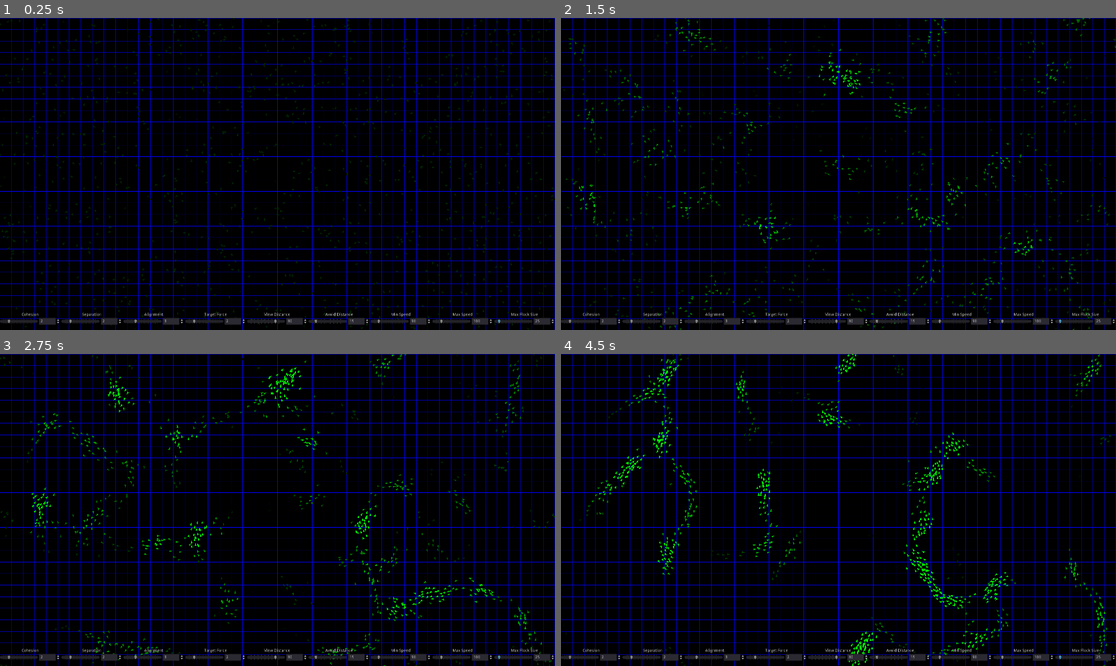
Above: before the commit, frames 1-4 (two rows, left to right).
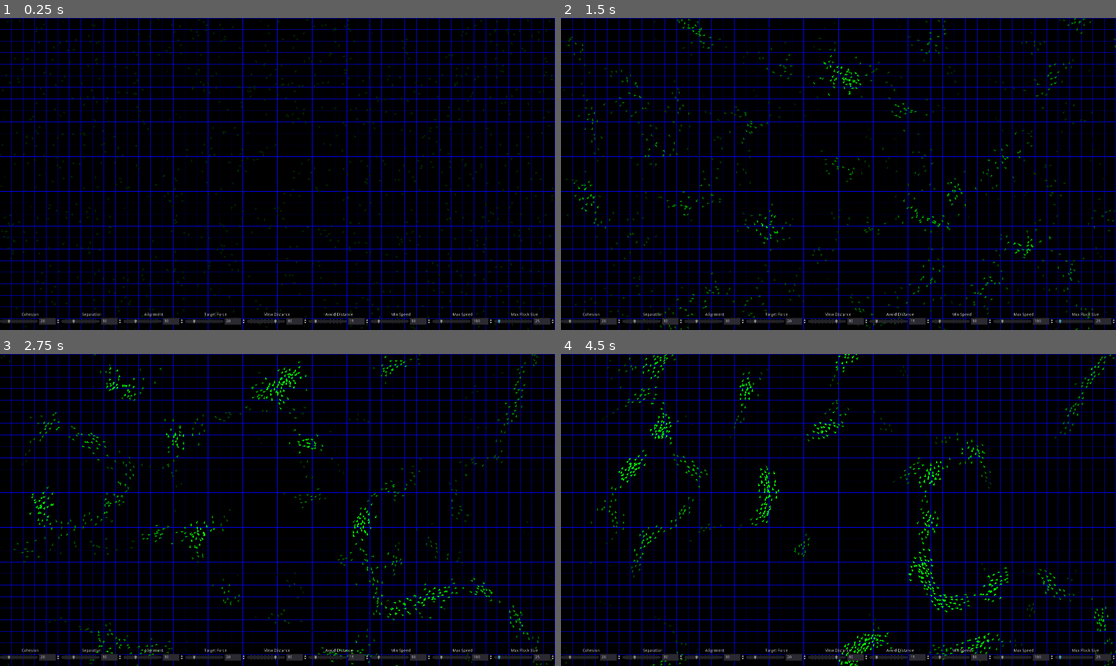
Above: after the commit, the same moments.

Repository: kyrick/godot-boids-acceleration-structure
Game: Godot game, scene res://Levels/RandomSpawn/RandomSpawn.tscn
Same seed, same stepped clock (60 frames per second), same inputs: the game is played once before the commit and once after it.
Inputs (mouse positions are in pixels of both pictures, inside the frame that each line leads up to):
- Up to frame 1 (0.25 s): no input
- Up to frame 2 (1.5 s): move the mouse to (960, 158) at 0.52 s; click (960, 158) at 0.67 s; move the mouse to (727, 189) at 1.27 s; click (727, 189) at 1.42 s
- Up to frame 3 (2.75 s): move the mouse to (333, 441) at 2.02 s; click (333, 441) at 2.17 s
- Up to frame 4 (4.5 s): move the mouse to (810, 572) at 2.77 s; click (810, 572) at 2.92 s; move the mouse to (1005, 556) at 3.52 s; click (1005, 556) at 3.67 s; move the mouse to (672, 463) at 4.27 s; click (672, 463) at 4.42 s

The runs differ from the first frame. In frame 1, 0.1% of the frame differs, in the area x 0-100%, y 0-99%; in frame 2, 2.7%; in frame 3, 3.5%; in frame 4, 3.8%, in the area x 0-100%, y 0-100%.

Commit message:
add scaling factor to sliders

Diff:
--- a/Nodes/UI/ControlsUI/ControlsUI.tscn
+++ b/Nodes/UI/ControlsUI/ControlsUI.tscn
@@ -24,28 +24,36 @@
 [node name="Cohesion" parent="Sliders" instance=ExtResource( 1 )]
 margin_right = 209.0
 margin_bottom = 60.0
-initial_value = 2
+initial_value = 20
+max_value = 100
+scale_by = 0.1
 
 [node name="Separation" parent="Sliders" instance=ExtResource( 1 )]
 margin_left = 213.0
 margin_right = 423.0
 margin_bottom = 60.0
 parameter = "separation"
-initial_value = 2
+initial_value = 30
+max_value = 100
+scale_by = 0.1
 
 [node name="Alignment" parent="Sliders" instance=ExtResource( 1 )]
 margin_left = 427.0
 margin_right = 637.0
 margin_bottom = 60.0
 parameter = "alignment"
-initial_value = 3
+initial_value = 30
+max_value = 100
+scale_by = 0.1
 
 [node name="TargetForce" parent="Sliders" instance=ExtResource( 1 )]
 margin_left = 641.0
 margin_right = 851.0
 margin_bottom = 60.0
 parameter = "target_force"
-initial_value = 2
+initial_value = 20
+max_value = 100
+scale_by = 0.1
 
 [node name="ViewDistance" parent="Sliders" instance=ExtResource( 1 )]
 margin_left = 855.0
@@ -62,6 +70,7 @@
 margin_bottom = 60.0
 parameter = "avoid_distance"
 initial_value = 15
+min_value = 1
 max_value = 100
 
 [node name="MinSpeed" parent="Sliders" instance=ExtResource( 1 )]
--- a/Nodes/UI/Slider/Slider.gd
+++ b/Nodes/UI/Slider/Slider.gd
@@ -5,6 +5,9 @@
 export(int) var initial_value: = 1
 export(int) var min_value: = 0
 export(int) var max_value: = 10
+export(float) var scale_by: = 1.0
+
+onready var _value: float = initial_value * scale_by
 
 func _ready() -> void:
 	$VBoxContainer/HBoxContainer/HSlider.min_value = min_value
@@ -18,10 +21,11 @@
 	$VBoxContainer/Label.text = parameter.capitalize()
 
 func _on_value_changed(value: float) -> void:
-	get_tree().call_group(group, "set_"+parameter, value)
+	_value = value * scale_by
+	get_tree().call_group(group, "set_"+parameter, _value)
 
 func get_value():
-	return $VBoxContainer/HBoxContainer/HSlider.value
+	return _value
 
 func _on_SpinBox_value_changed(value: float) -> void:
 	_on_value_changed(value)
@@ -30,5 +34,5 @@
 	$VBoxContainer/HBoxContainer/HSlider.grab_focus()
 
 func _on_HSlider_value_changed(value: float) -> void:
+	$VBoxContainer/HBoxContainer/SpinBox.value = value
 	_on_value_changed(value)
-	$VBoxContainer/HBoxContainer/SpinBox.value = value
